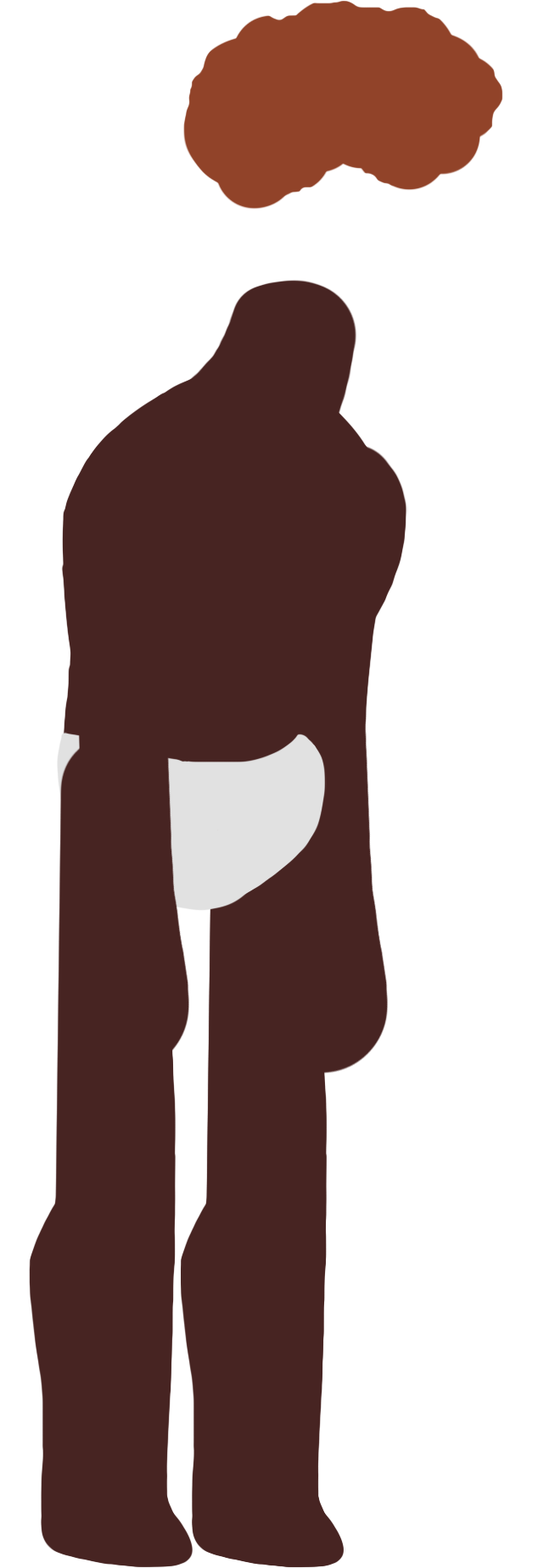
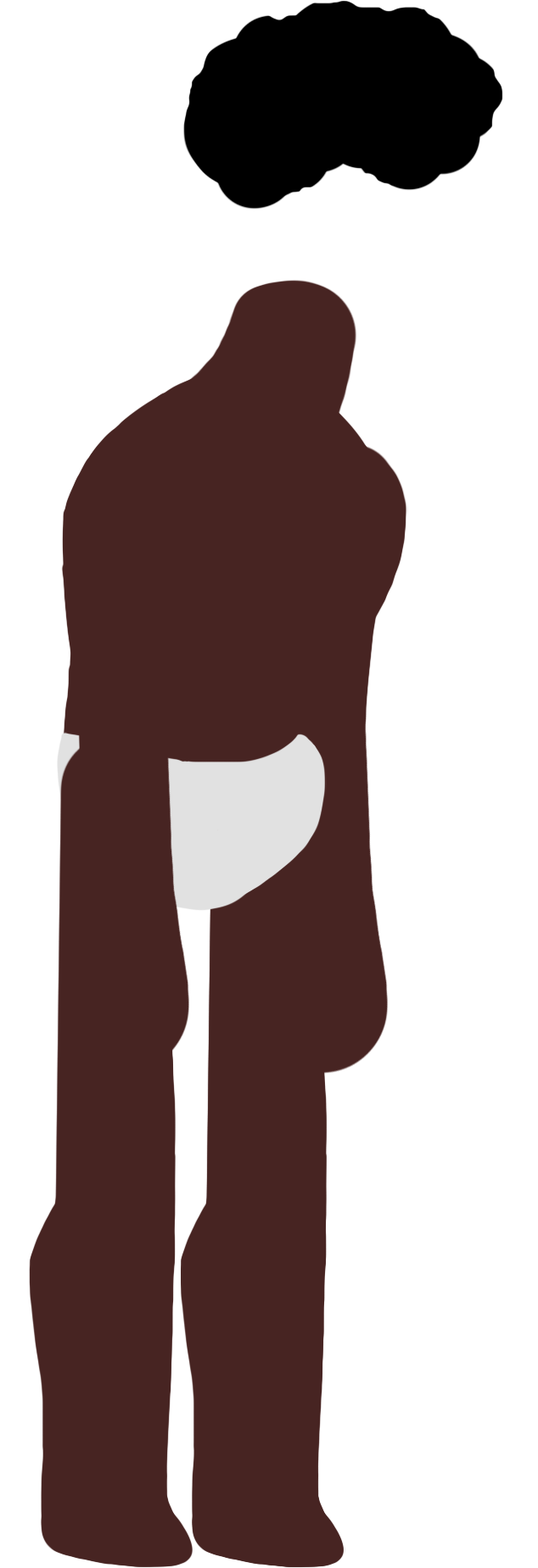
Layers edited between the first and the second (538, 1568) image:
painted on "Hair Front" over <box>183,0,503,210</box>
